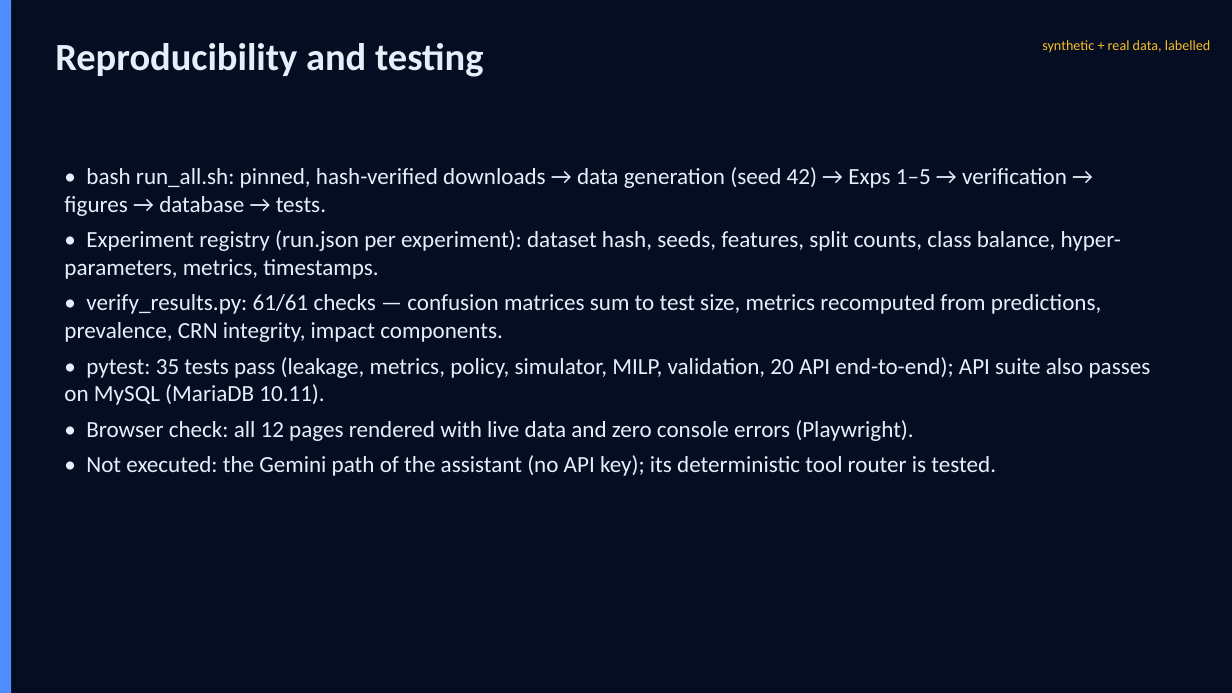
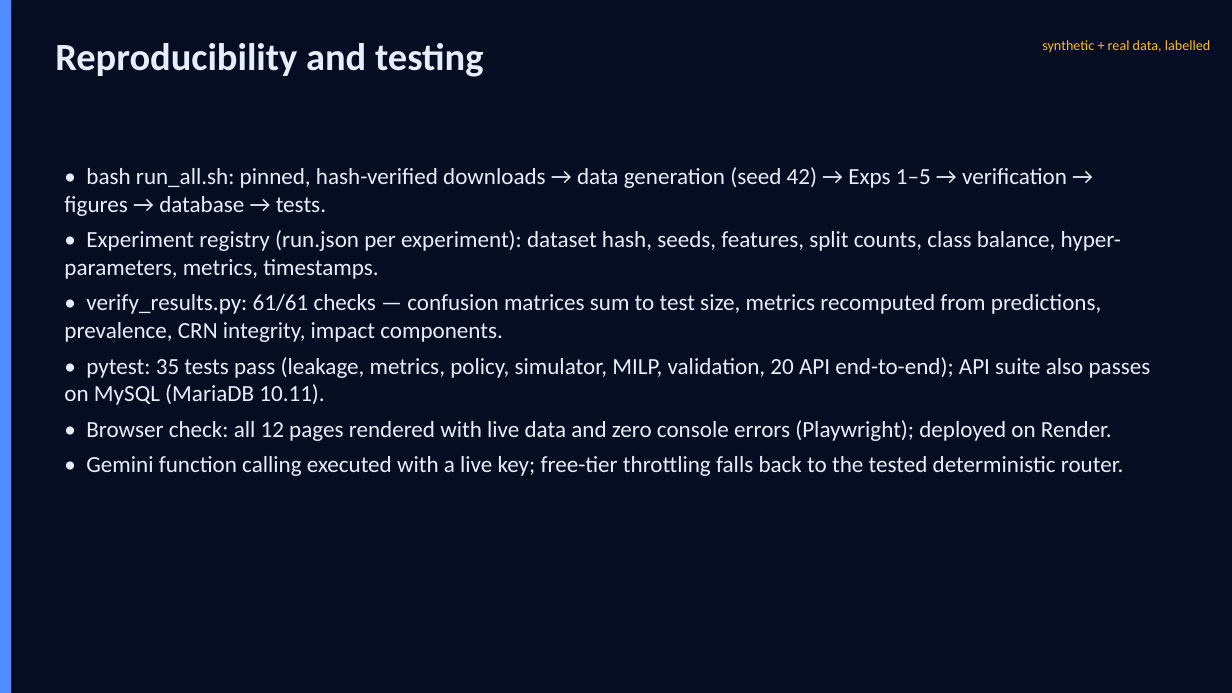
Before and after one commit to SamarthKamat/AIML-PROJECT, a slide deck: slide 20 of presentation/Supply_Chain_Black_Box.pptx. Drawn at 1232x693 pixels with LibreOffice and Linux fonts; fonts in the diff are those of the drawing. Boxes give left, top, right and bottom in pixels: in the first picture for what was removed or moved away, otherwise in the second. Text is boxed around its words. In the diff, an @@ line names an element or a change of style, - is before the commit and + after.

```diff
--- a/presentation/Supply_Chain_Black_Box.pptx
+++ b/presentation/Supply_Chain_Black_Box.pptx
@@ text at [86, 420, 1123, 476]: text changed @@
-• Browser check: all 12 pages rendered with live data and zero console errors (Playwright).
-• Not executed: the Gemini path of the assistant (no API key); its deterministic tool router is tested.
+• Browser check: all 12 pages rendered with live data and zero console errors (Playwright); deployed on Render.
+• Gemini function calling executed with a live key; free-tier throttling falls back to the tested deterministic router.
```
Also in this commit, not shown: 2 other slides changed, 27 other files.
